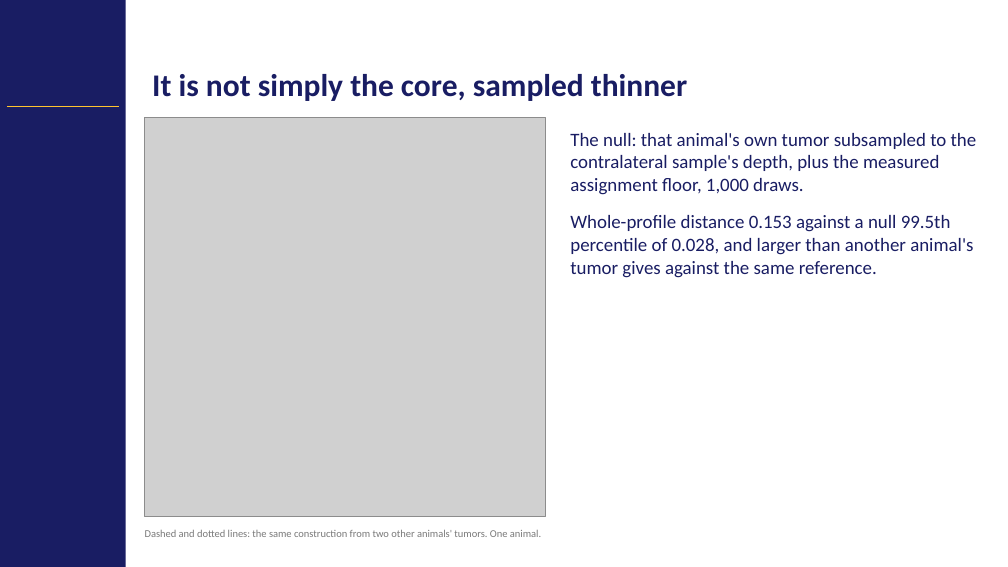
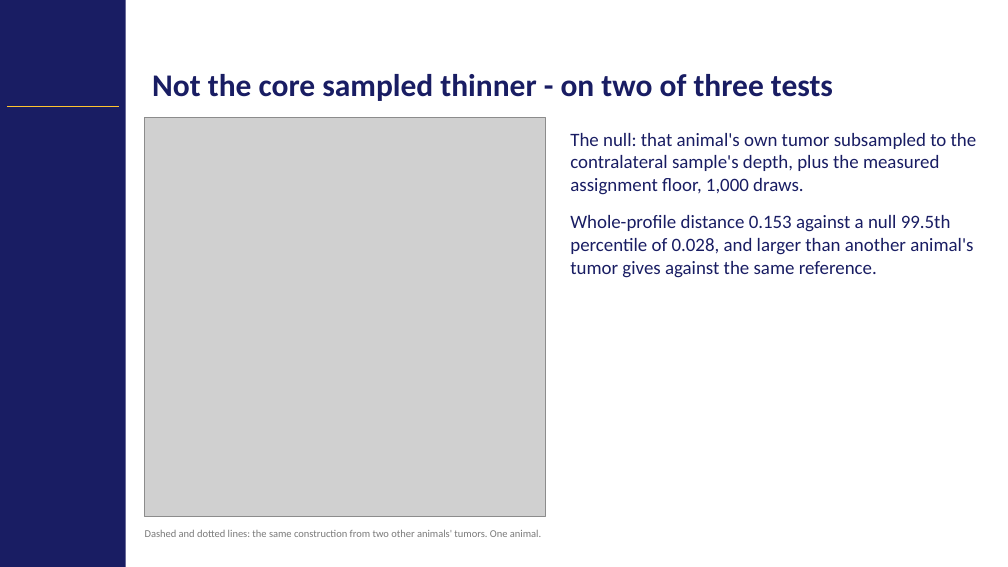
Before and after one commit to Gregory-Schwing-MD-PhD/u251-xenograft-rat-RNASeq-study, a slide deck: slide 22 of SLIDES/CNS2026_Schwing_Abstract418_CNStemplate_v6.pptx (slide 21 before the commit). Drawn at 1008x567 pixels with LibreOffice and Linux fonts; fonts in the diff are those of the drawing; grey boxes stand for pictures; background and template pictures are left out. Boxes give left, top, right and bottom in pixels: in the first picture for what was removed or moved away, otherwise in the second. Text is boxed around its words. In the diff, an @@ line names an element or a change of style, - is before the commit and + after.

```diff
--- a/SLIDES/CNS2026_Schwing_Abstract418_CNStemplate_v6.pptx
+++ b/SLIDES/CNS2026_Schwing_Abstract418_CNStemplate_v6.pptx
@@ title at bbox=[152, 74, 833, 101]: text changed @@
-It is not simply the core, sampled thinner
+Not the core sampled thinner - on two of three tests
```
Also in this commit, not shown: 5 other slides changed, 1 slide added, 8 other files.
